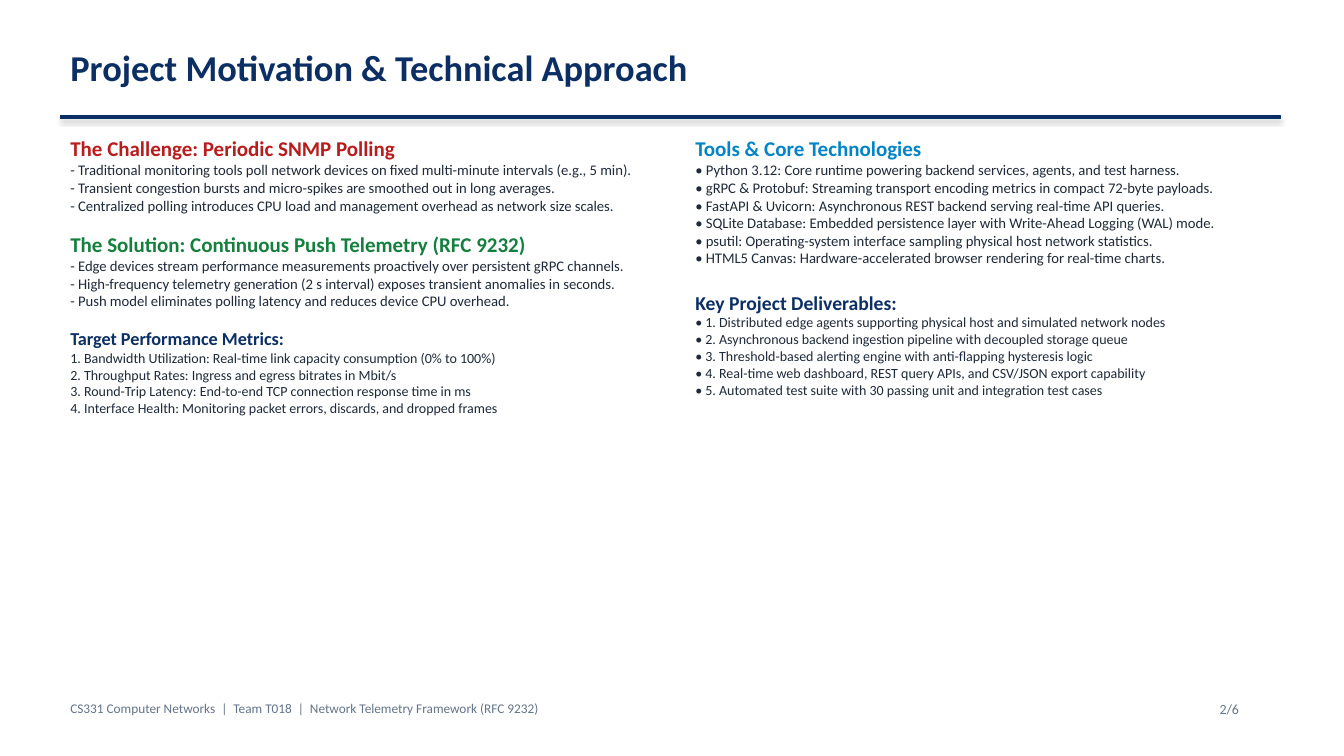
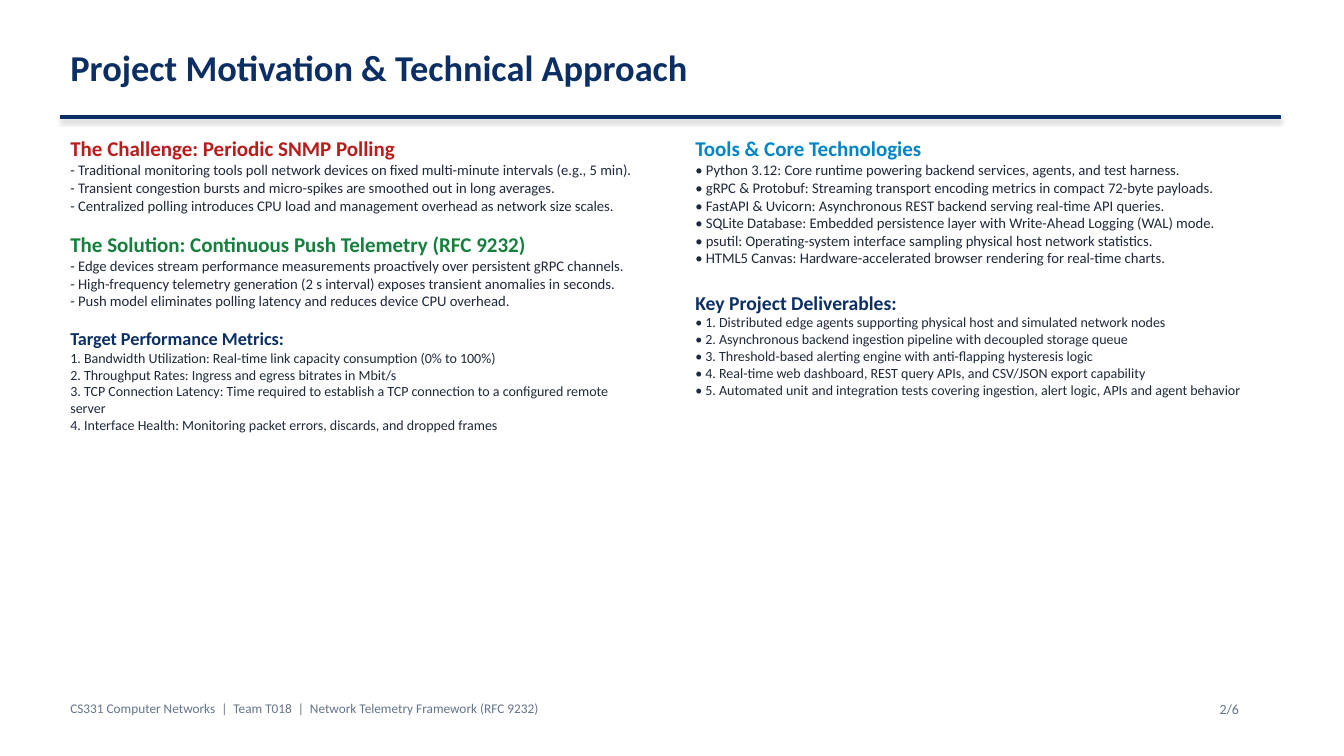
Before and after one commit to Rajkamal065/network-telemetry, a slide deck: slide 2 of ppt/Network_Telemetry_Presentation.pptx. Drawn at 1344x756 pixels with LibreOffice and Linux fonts; fonts in the diff are those of the drawing. Boxes give left, top, right and bottom in pixels: in the first picture for what was removed or moved away, otherwise in the second. Text is boxed around its words. In the diff, an @@ line names an element or a change of style, - is before the commit and + after.

```diff
--- a/ppt/Network_Telemetry_Presentation.pptx
+++ b/ppt/Network_Telemetry_Presentation.pptx
@@ text at box(70, 353, 609, 433): text changed @@
-1. Bandwidth Utilization: Real-time link capacity consumption (0% to 100%)
-2. Throughput Rates: Ingress and egress bitrates in Mbit/s
-3. Round-Trip Latency: End-to-end TCP connection response time in ms
-4. Interface Health: Monitoring packet errors, discards, and dropped frames
+1. Bandwidth Utilization: Real-time link capacity consumption (0% to 100%)
+2. Throughput Rates: Ingress and egress bitrates in Mbit/s
+3. TCP Connection Latency: Time required to establish a TCP connection to a configured remote server
+4. Interface Health: Monitoring packet errors, discards, and dropped frames
@@ text at box(705, 385, 1240, 398): text changed @@
-• 5. Automated test suite with 30 passing unit and integration test cases
+• 5. Automated unit and integration tests covering ingestion, alert logic, APIs and agent behavior
```
Also in this commit, not shown: 3 other slides changed, 8 other files.
